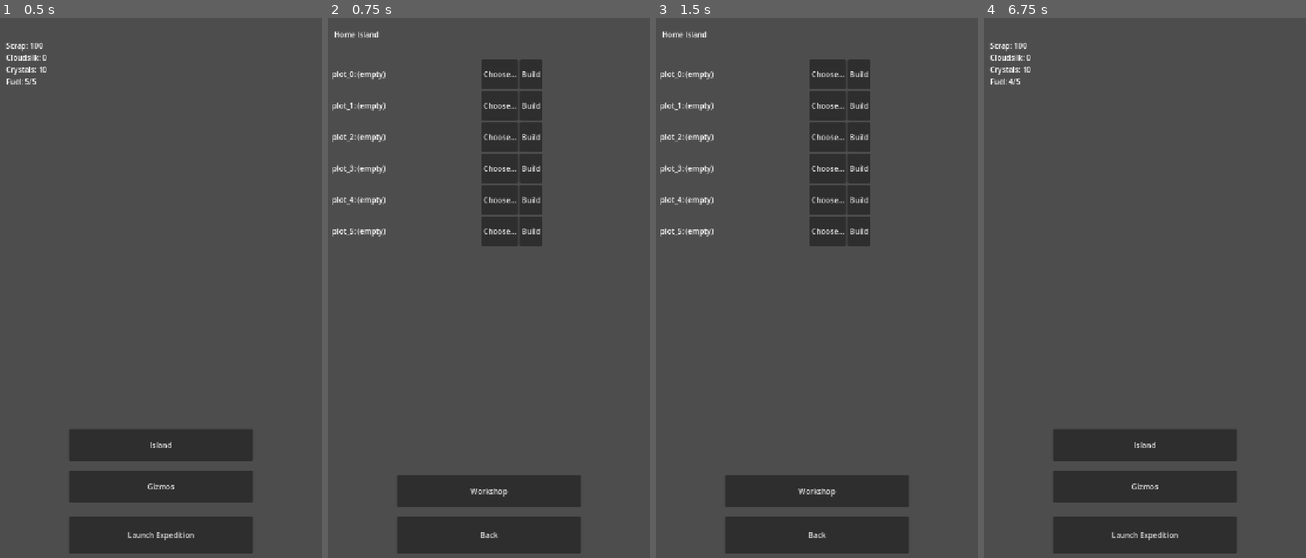
Above: before the commit, frames 1-4 (left to right).
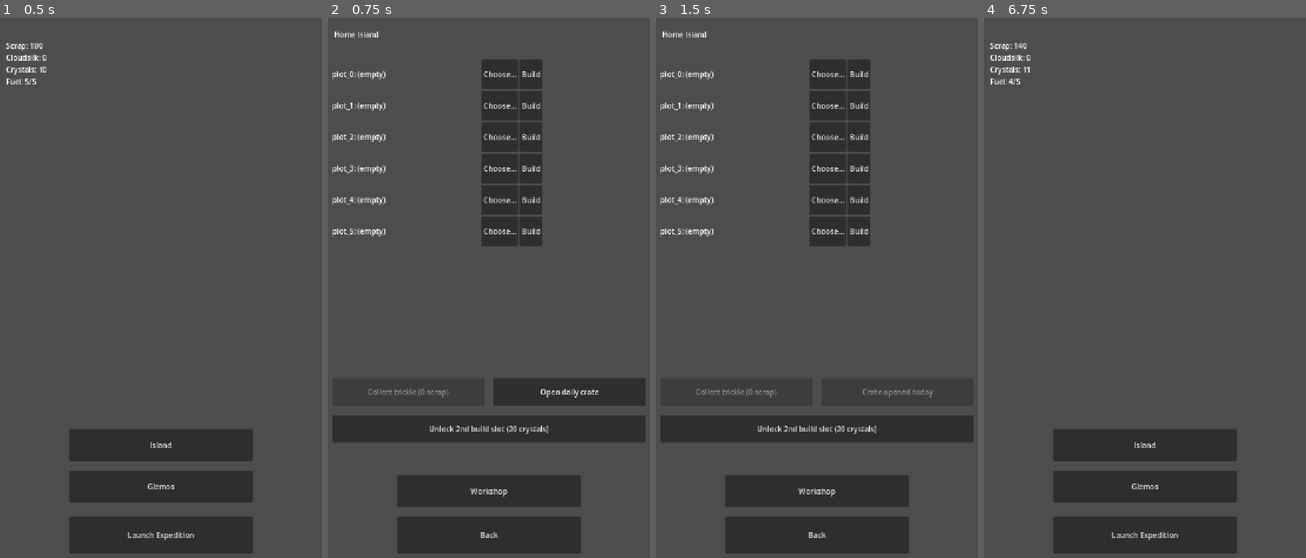
Above: after the commit, the same moments.

Repository: Graydyn/windfall-isle
Game: Godot game, scene res://game/main.tscn
The game is run twice, just before and just after one commit, with the same random seed, the same clock (stepped at 60 frames per second) and the same inputs.
Inputs (mouse positions are in pixels of both pictures, inside the frame that each line leads up to):
- Up to frame 1 (0.5 s): no input
- Up to frame 2 (0.75 s): click "Island" at 0.5 s
- Up to frame 3 (1.5 s): click (897, 390) at 1.25 s, where only the run after the commit has a clickable "Open daily crate"
- Up to frame 4 (6.75 s): click (1145, 428) at 2 s, where only the run after the commit has a clickable "Unlock 2nd build slot (20 cry…"; click "Back" at 2.75 s; click "Launch Expedition" at 3.5 s; click "Abandon" at 4.25 s; click "Abandon" at 5 s; click "Abandon" at 5.75 s; click "Return to Island" at 6.5 s

Frame 1 is identical in both runs. In frame 2, 7.1% of the frame differs, in the area x 1-99%, y 66-79%; in frame 3, 4.9%; in frame 4, less than 0.1%.

Commit message:
feat: add trickle collection, daily crate, and second-slot unlock

Diff:
--- a/game/base/island_screen.gd
+++ b/game/base/island_screen.gd
@@ -13,6 +13,9 @@
 	$WorkshopButton.pressed.connect(_on_workshop_pressed)
 	$BackButton.pressed.connect(_on_back_pressed)
 	$RefreshTimer.timeout.connect(_rebuild)
+	$GardensButton.pressed.connect(_on_gardens_pressed)
+	$CrateButton.pressed.connect(_on_crate_pressed)
+	$SlotButton.pressed.connect(_on_slot_pressed)
 	_rebuild()
 
 
@@ -61,6 +64,14 @@
 			build.pressed.connect(_on_build_pressed.bind(plot))
 			row.add_child(build)
 		rows.add_child(row)
+	var pending := TrickleModel.pending(GameState.data, DataDefs.buildings, now)
+	$GardensButton.text = "Collect trickle (%d scrap)" % pending
+	$GardensButton.disabled = pending <= 0
+	$CrateButton.disabled = not DailyCrate.can_claim(GameState.data, now)
+	$CrateButton.text = "Open daily crate" if not $CrateButton.disabled else "Crate opened today"
+	var slots_cfg: Dictionary = DataDefs.buildings.get("build_slots", {})
+	$SlotButton.visible = int(GameState.data["island"].get("build_slots", 1)) < int(slots_cfg.get("max", 2))
+	$SlotButton.text = "Unlock 2nd build slot (%d crystals)" % int(slots_cfg.get("second_slot_crystal_cost", 20))
 
 
 func _row_text(plot: String, island: Dictionary, now: int) -> String:
@@ -135,3 +146,27 @@
 func _on_back_pressed() -> void:
 	GameState.save_game()
 	get_tree().change_scene_to_file("res://game/main.tscn")
+
+
+func _on_gardens_pressed() -> void:
+	var amount := TrickleModel.collect(GameState.data, DataDefs.buildings, TimeUtil.now())
+	if amount > 0:
+		Economy.add("scrap", amount)
+		GameState.save_game()
+	_rebuild()
+
+
+func _on_crate_pressed() -> void:
+	var payout := DailyCrate.claim(GameState.data, DataDefs.retention, TimeUtil.now())
+	if payout.is_empty():
+		return
+	for currency in payout:
+		Economy.add(currency, int(payout[currency]))
+	GameState.save_game()
+	_rebuild()
+
+
+func _on_slot_pressed() -> void:
+	if IslandModel.unlock_second_slot(GameState.data["island"], DataDefs.buildings, Economy):
+		GameState.save_game()
+	_rebuild()
--- a/game/base/island_screen.tscn
+++ b/game/base/island_screen.tscn
@@ -25,6 +25,27 @@
 wait_time = 1.0
 autostart = true
 
+[node name="GardensButton" type="Button" parent="."]
+offset_left = 20.0
+offset_top = 780.0
+offset_right = 350.0
+offset_bottom = 840.0
+text = "Collect trickle"
+
+[node name="CrateButton" type="Button" parent="."]
+offset_left = 370.0
+offset_top = 780.0
+offset_right = 700.0
+offset_bottom = 840.0
+text = "Open daily crate"
+
+[node name="SlotButton" type="Button" parent="."]
+offset_left = 20.0
+offset_top = 860.0
+offset_right = 700.0
+offset_bottom = 920.0
+text = "Unlock 2nd build slot"
+
 [node name="WorkshopButton" type="Button" parent="."]
 offset_left = 160.0
 offset_top = 990.0
--- a/tests/test_island_screen.gd
+++ b/tests/test_island_screen.gd
@@ -58,3 +58,27 @@
 	var text: String = screen._row_text("plot_3", GameState.data["island"], TimeUtil.now())
 	assert_string_contains(text, "Brasswork Reach",
 		"spec 4.1: the Observatory reveals upcoming regions")
+
+func test_gardens_collect_credits_scrap() -> void:
+	GameState.data["island"]["plots"]["plot_2"] = {"building": "gardens", "level": 1}
+	GameState.data["trickle"]["last_collect"] = TimeUtil.now() - 3600
+	var scrap_before := Economy.balance("scrap")
+	screen._on_gardens_pressed()
+	assert_eq(Economy.balance("scrap"), scrap_before + 20)
+	assert_eq(TrickleModel.pending(GameState.data, DataDefs.buildings, TimeUtil.now()), 0)
+
+func test_crate_claims_once() -> void:
+	GameState.data["daily_crate"]["last_claim_day"] = 0
+	var scrap_before := Economy.balance("scrap")
+	var crystals_before := Economy.balance("crystals")
+	screen._on_crate_pressed()
+	assert_eq(Economy.balance("scrap"), scrap_before + 40)
+	assert_eq(Economy.balance("crystals"), crystals_before + 1)
+	screen._on_crate_pressed()
+	assert_eq(Economy.balance("scrap"), scrap_before + 40, "second claim same day is a no-op")
+
+func test_slot_button_unlocks_second_slot() -> void:
+	GameState.data["currencies"]["crystals"] = 30
+	screen._on_slot_pressed()
+	assert_eq(int(GameState.data["island"]["build_slots"]), 2)
+	assert_eq(Economy.balance("crystals"), 10)
